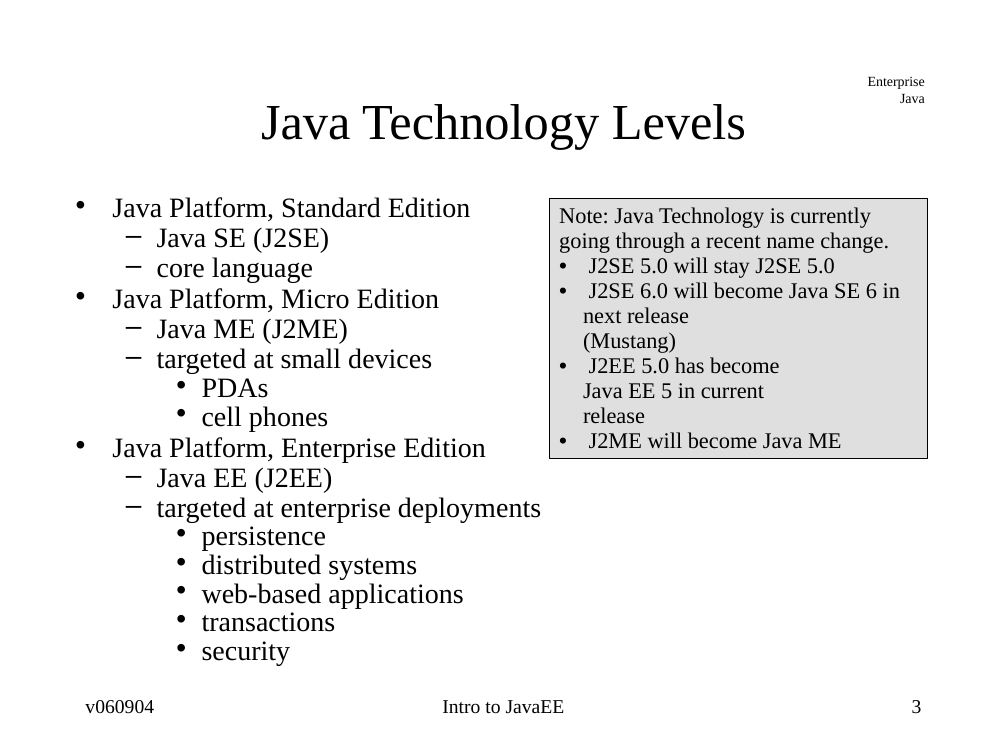
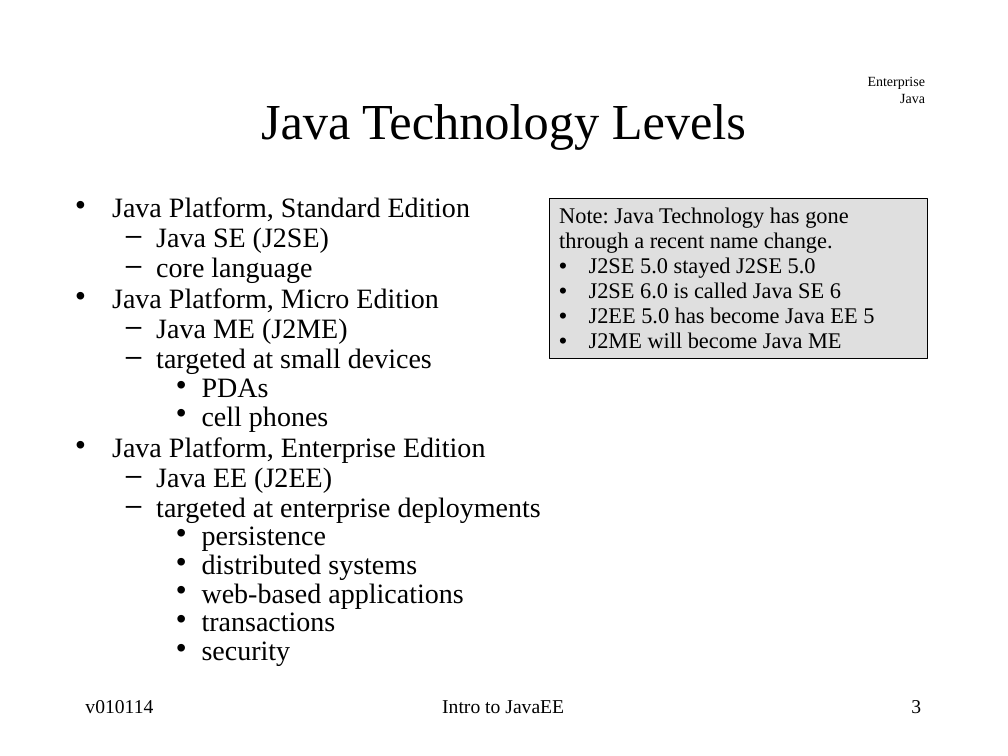
Before and after one commit to jcstaff/ejava-javaee, a slide deck: slide 3 of course-docs/src/site/resources/lectures/javaee-intro.ppt. Drawn at 1008x756 pixels with LibreOffice and Linux fonts; fonts in the diff are those of the drawing. Boxes give left, top, right and bottom in pixels: in the first picture for what was removed or moved away, otherwise in the second. Text is boxed around its words. In the diff, an @@ line names an element or a change of style, - is before the commit and + after.

```diff
--- a/course-docs/src/site/resources/lectures/javaee-intro.ppt
+++ b/course-docs/src/site/resources/lectures/javaee-intro.ppt
@@ text at bbox=[112, 197, 485, 462]: indent changed @@
@@ rectangle "Note: Java Technology has gone ...": place and size @@
-rectangle "Note: Java Technology has gone ..." at bbox=[549, 199, 927, 459]
+rectangle "Note: Java Technology has gone ..." at bbox=[549, 199, 927, 359]
@@ text in rectangle at bbox=[559, 207, 874, 324]: text changed @@
-Note: Java Technology is currently going through a recent name change.
-• J2SE 5.0 will stay J2SE 5.0
-• J2SE 6.0 will become Java SE 6 in next release
-  (Mustang)
-• J2EE 5.0 has become
-  Java EE 5 in current
-  release
+Note: Java Technology has gone through a recent name change.
+• J2SE 5.0 stayed J2SE 5.0
+• J2SE 6.0 is called Java SE 6
+• J2EE 5.0 has become Java EE 5
@@ text at bbox=[85, 700, 153, 714]: text changed @@
-v060904
+v010114
```
Also in this commit, not shown: 21 other slides changed, 17 other files.
